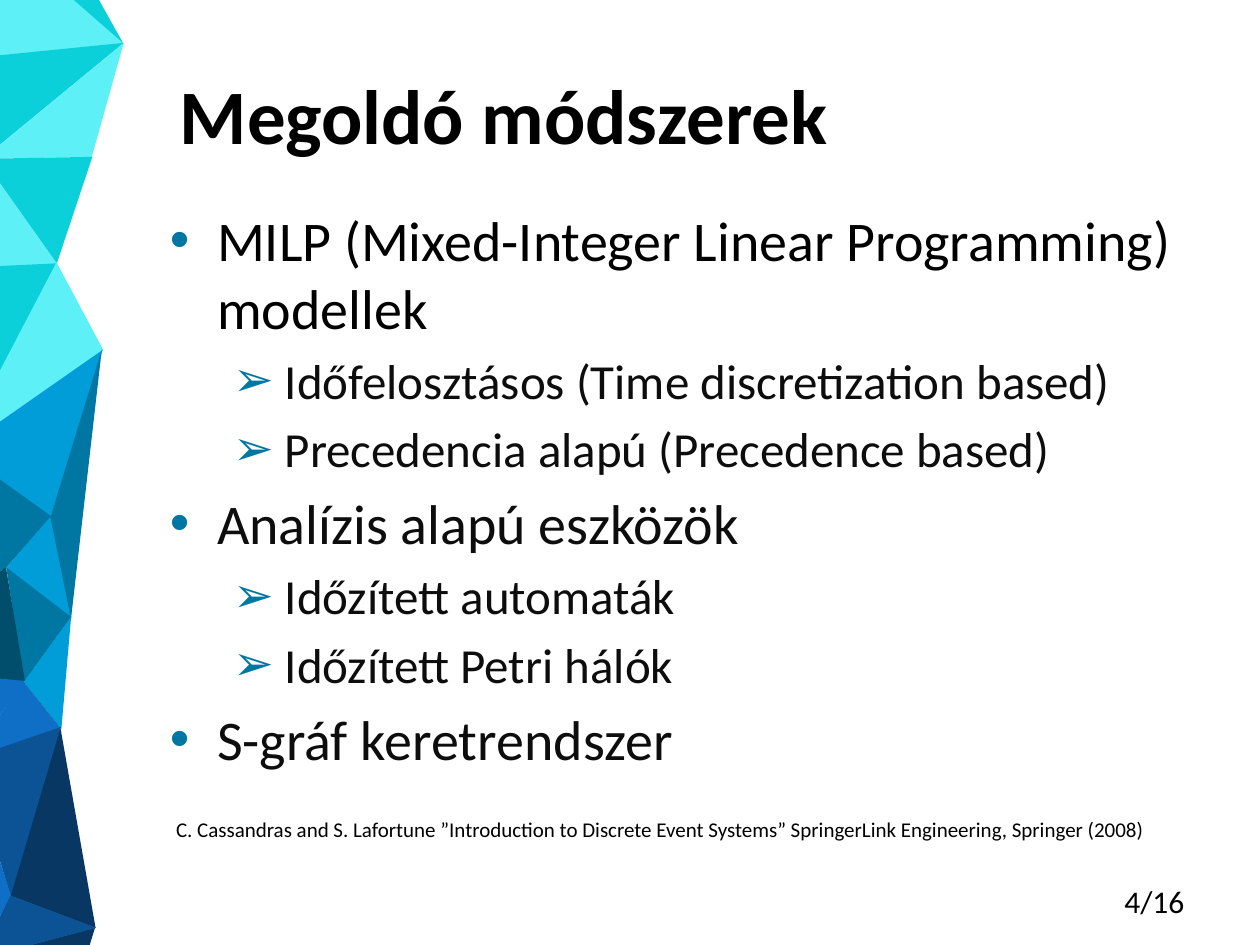
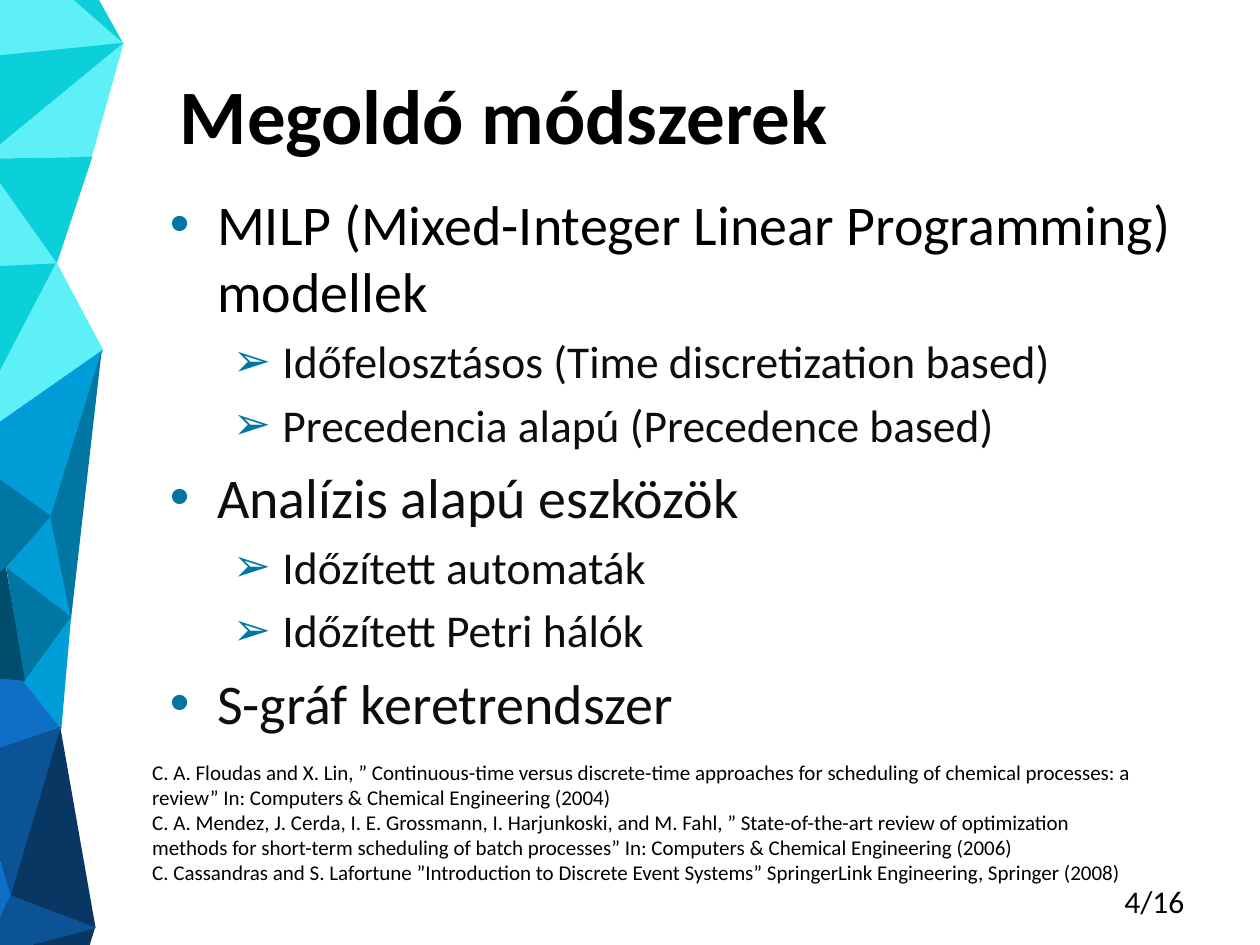
Before and after one commit to Gergo1912/Szakdolgozat, a slide deck: slide 4 of Molnar_Gergo_TDK_eloadas_darabolt.pptx. Drawn at 1260x945 pixels with LibreOffice and Linux fonts; fonts in the diff are those of the drawing. Boxes give left, top, right and bottom in pixels: in the first picture for what was removed or moved away, otherwise in the second. Text is boxed around its words. In the diff, an @@ line names an element or a change of style, - is before the commit and + after.

```diff
--- a/Molnar_Gergo_TDK_eloadas_darabolt.pptx
+++ b/Molnar_Gergo_TDK_eloadas_darabolt.pptx
@@ text "MILP (Mixed-Integer Linear Programming) modellek": place and size @@
-text "MILP (Mixed-Integer Linear Programming) modellek" at (217,220,1170,770)
+text "MILP (Mixed-Integer Linear Programming) modellek" at (217,204,1170,734)
@@ text at (282,345,1050,648): size 28 to 26 pt in "Időfelosztásos (Time discretization based)", "Precedencia alapú (Precedence based)", "Időzített automaták", "Időzített Petri hálók" @@
@@ text "C. A. Floudas and X. ...": place and size @@
-text "C. A. Floudas and X. ..." at (176,822,1143,841)
+text "C. A. Floudas and X. ..." at (152,765,1129,884)
@@ text at (152,765,1129,859): paragraphs added @@
+C. A. Floudas and X. Lin, ” Continuous-time versus discrete-time approaches for scheduling of chemical processes: a review” In: Computers & Chemical Engineering (2004)
+C. A. Mendez, J. Cerda, I. E. Grossmann, I. Harjunkoski, and M. Fahl, ” State-of-the-art review of optimization methods for short-term scheduling of batch processes” In: Computers & Chemical Engineering (2006)
```
Also in this commit, not shown: 5 other slides changed, 3 other files.
